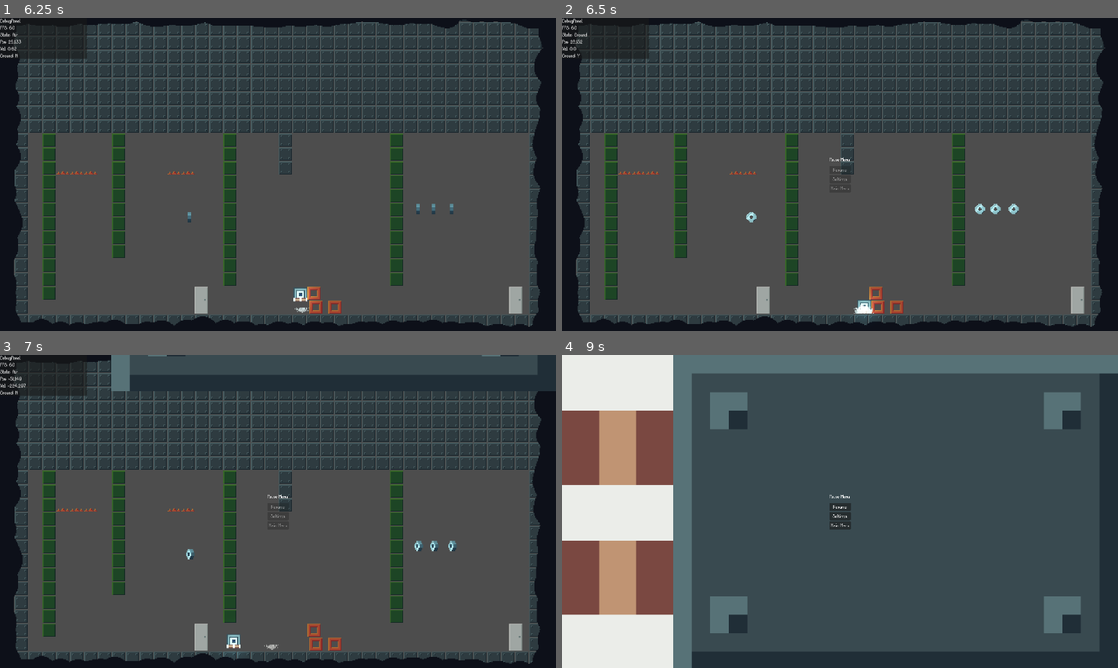
Above: before the commit, frames 1-4 (two rows, left to right).
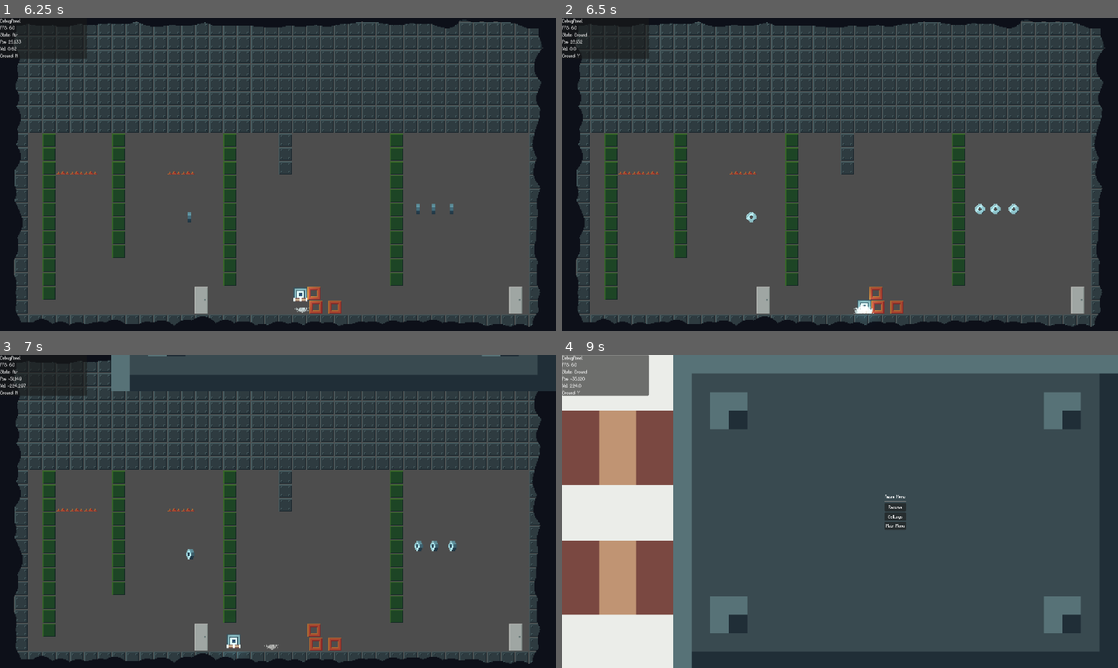
Above: after the commit, the same moments.

Repository: LeZellus/pistonprecision
Game: Godot game, scene res://scenes/worlds/MainScene.tscn
Same seed, same stepped clock (60 frames per second), same inputs: the game is played once before the commit and once after it.
Inputs (mouse positions are in pixels of both pictures, inside the frame that each line leads up to):
- Up to frame 1 (6.25 s): click "Settings" at 0.5 s; click "Back" at 1.25 s; click "Play" at 2 s; tap Enter at 2.75 s; hold D (move_right) 2.78-4.28 s; tap Space (jump) at 3.02, 3.77, 5.27, 6.02 s; hold A (move_left) 4.28-5.03 s; hold D (move_right) from 5.03 s (still down)
- Up to frame 2 (6.5 s): keep holding D (move_right); tap Escape (ui_cancel) at 6.4 s
- Up to frame 3 (7 s): release D (move_right) at 6.53 s; hold A (move_left) from 6.53 s (still down); tap Space (jump) at 6.77 s
- Up to frame 4 (9 s): release A (move_left) at 7.25 s; click (895, 364) at 7.25 s, where only the run after the commit has a clickable "Main Menu"; click (895, 508) at 8 s, where only the run after the commit has a clickable "Resume"; tap Space (jump) at 8.75 s; hold D (move_right) from 8.78 s (still down)

Frame 1 is identical in both runs. In frame 2, less than 0.1% of the frame differs, in the area x 48-52%, y 44-55%; in frame 3, less than 0.1%; in frame 4, 2.7%, in the area x 0-62%, y 0-56%.
Error after the commit: Invalid access to property or key 'pressed' on a base object of type 'null instance'. (res://scripts/ui/menus/PauseMenu.gd:19)

Commit message:
improve pause menu

Diff:
--- a/project.godot
+++ b/project.godot
@@ -25,7 +25,6 @@
 DebugManager="*res://scripts/managers/game/DebugManager.gd"
 SceneManager="*res://scripts/managers/scene/SceneManager.gd"
 DeathTransitionManager="*res://scripts/ui/transitions/DeathTransitionManager.gd"
-PauseTransitionManager="*res://scripts/ui/transitions/PauseTransitionManager.gd"
 SpawnManager="*res://scripts/managers/scene/SpawnManager.gd"
 
 [display]
--- a/scenes/ui/PauseMenu.tscn
+++ b/scenes/ui/PauseMenu.tscn
@@ -1,9 +1,11 @@
-[gd_scene load_steps=2 format=3 uid="uid://cdbdjqxcvwd6i"]
+[gd_scene load_steps=5 format=3 uid="uid://cdbdjqxcvwd6i"]
 
 [ext_resource type="Script" path="res://scripts/ui/menus/PauseMenu.gd" id="1_bf1wq"]
+[ext_resource type="Script" path="res://scripts/ui/transitions/PauseTransitionManager.gd" id="2_puydl"]
+[ext_resource type="Texture2D" uid="uid://dinlvrewn057d" path="res://assets/sprites/transition/rock.png" id="3_cusab"]
+[ext_resource type="Texture2D" uid="uid://3qi11v6ifgy0" path="res://assets/sprites/transition/piston.png" id="4_3eul3"]
 
 [node name="PauseMenu" type="Control"]
-visible = false
 layout_mode = 3
 anchors_preset = 15
 anchor_right = 1.0
@@ -12,33 +14,50 @@
 grow_vertical = 2
 script = ExtResource("1_bf1wq")
 
-[node name="CenterContainer" type="CenterContainer" parent="."]
-layout_mode = 1
+[node name="CanvasLayer" type="CanvasLayer" parent="."]
+script = ExtResource("2_puydl")
+
+[node name="RockSprite" type="Sprite2D" parent="CanvasLayer"]
+position = Vector2(1152, 540)
+texture = ExtResource("3_cusab")
+
+[node name="CenterContainer" type="CenterContainer" parent="CanvasLayer/RockSprite"]
 anchors_preset = 15
 anchor_right = 1.0
 anchor_bottom = 1.0
+offset_left = -768.0
+offset_top = -540.0
+offset_right = -768.0
+offset_bottom = -540.0
 grow_horizontal = 2
 grow_vertical = 2
+size_flags_horizontal = 4
+size_flags_vertical = 4
 
-[node name="VBoxContainer" type="VBoxContainer" parent="CenterContainer"]
+[node name="VBoxContainer" type="VBoxContainer" parent="CanvasLayer/RockSprite/CenterContainer"]
 layout_mode = 2
 
-[node name="Title" type="Label" parent="CenterContainer/VBoxContainer"]
+[node name="Title" type="Label" parent="CanvasLayer/RockSprite/CenterContainer/VBoxContainer"]
 layout_mode = 2
 text = "Pause Menu"
 
-[node name="HSeparator" type="HSeparator" parent="CenterContainer/VBoxContainer"]
+[node name="HSeparator" type="HSeparator" parent="CanvasLayer/RockSprite/CenterContainer/VBoxContainer"]
 layout_mode = 2
 
-[node name="ResumeButton" type="Button" parent="CenterContainer/VBoxContainer"]
+[node name="ResumeButton" type="Button" parent="CanvasLayer/RockSprite/CenterContainer/VBoxContainer"]
 layout_mode = 2
 text = "Resume"
 
-[node name="SettingsButton" type="Button" parent="CenterContainer/VBoxContainer"]
+[node name="SettingsButton" type="Button" parent="CanvasLayer/RockSprite/CenterContainer/VBoxContainer"]
 layout_mode = 2
 text = "Settings
 "
 
-[node name="MenuButton" type="Button" parent="CenterContainer/VBoxContainer"]
+[node name="MenuButton" type="Button" parent="CanvasLayer/RockSprite/CenterContainer/VBoxContainer"]
 layout_mode = 2
 text = "Main Menu"
+
+[node name="PistonSprite" type="Sprite2D" parent="CanvasLayer"]
+position = Vector2(-156, 540)
+texture = ExtResource("4_3eul3")
+flip_h = true
--- a/scenes/ui/PauseTransitionManager.tscn
+++ /dev/null
@@ -1,13 +0,0 @@
-[gd_scene load_steps=3 format=3 uid="uid://cus8ukj2p1vbb"]
-
-[ext_resource type="Texture2D" uid="uid://dinlvrewn057d" path="res://assets/sprites/transition/rock.png" id="1_phil5"]
-[ext_resource type="Texture2D" uid="uid://3qi11v6ifgy0" path="res://assets/sprites/transition/piston.png" id="2_iimoa"]
-
-[node name="CanvasLayer" type="CanvasLayer"]
-
-[node name="RockSprite" type="Sprite2D" parent="."]
-texture = ExtResource("1_phil5")
-
-[node name="PistonSprite" type="Sprite2D" parent="."]
-texture = ExtResource("2_iimoa")
-flip_h = true
--- a/scripts/ui/menus/PauseMenu.gd
+++ b/scripts/ui/menus/PauseMenu.gd
@@ -1,4 +1,4 @@
-# scripts/ui/menus/PauseMenu.gd - VERSION AVEC TRANSITION
+# scripts/ui/menus/PauseMenu.gd - VERSION AVEC RÉFÉRENCES DIRECTES
 extends Control
 
 signal resume_requested
@@ -9,8 +9,9 @@
 @onready var settings_button: Button = $CenterContainer/VBoxContainer/SettingsButton
 @onready var menu_button: Button = $CenterContainer/VBoxContainer/MenuButton
 
-# === TRANSITION SYSTEM ===
-var pause_transition_manager: Node
+# === RÉFÉRENCE DIRECTE À LA TRANSITION (plus d'autoload!) ===
+@onready var transition_manager: Node = $CanvasLayer  # Ou le nom que tu as donné à ton instance
+
 var is_transitioning: bool = false
 
 func _ready():
@@ -19,13 +20,10 @@
 	settings_button.pressed.connect(_on_settings_pressed)
 	menu_button.pressed.connect(_on_menu_pressed)
 
-	# Récupérer le transition manager
-	pause_transition_manager = get_node_or_null("/root/PauseTransitionManager")
-	if pause_transition_manager:
-		pause_transition_manager.pause_animation_complete.connect(_on_pause_transition_complete)
-		pause_transition_manager.resume_animation_complete.connect(_on_resume_transition_complete)
-	else:
-		print("⚠️ PauseTransitionManager introuvable")
+	# Connecter les signaux de transition directement
+	if transition_manager:
+		transition_manager.pause_animation_complete.connect(_on_pause_transition_complete)
+		transition_manager.resume_animation_complete.connect(_on_resume_transition_complete)
 
 func _input(event):
 	# Échap pour fermer la pause SEULEMENT si pas en transition
@@ -53,32 +51,31 @@
 	print("Retour au menu principal")
 	menu_requested.emit()
 
-# === NOUVELLES MÉTHODES AVEC TRANSITION ===
+# === MÉTHODES AVEC TRANSITION (références directes) ===
 func show_pause():
 	"""Affiche le menu pause avec transition"""
 	if is_transitioning:
 		return
 
 	visible = true
-	_disable_buttons()  # Désactiver pendant la transition
+	_disable_buttons()
 
-	# Démarrer la transition
-	if pause_transition_manager:
+	# Démarrer la transition via référence directe
+	if transition_manager:
 		is_transitioning = true
-		pause_transition_manager.start_pause_transition()
+		transition_manager.start_pause_transition()
 	else:
-		# Fallback sans transition
 		_complete_pause_show()
 
 func _start_resume_transition():
 	"""Démarre l'animation de reprise"""
-	if not pause_transition_manager:
+	if not transition_manager:
 		hide_pause()
 		return
 
 	_disable_buttons()
 	is_transitioning = true
-	pause_transition_manager.start_resume_transition()
+	transition_manager.start_resume_transition()
 
 func _on_pause_transition_complete():
 	"""Appelé quand l'animation de pause est terminée"""
@@ -105,21 +102,11 @@
 
 # === GESTION DES BOUTONS ===
 func _disable_buttons():
-	"""Désactive tous les boutons pendant les transitions"""
 	resume_button.disabled = true
 	settings_button.disabled = true
 	menu_button.disabled = true
 
 func _enable_buttons():
-	"""Réactive tous les boutons"""
 	resume_button.disabled = false
 	settings_button.disabled = false
 	menu_button.disabled = false
-
-# === DEBUG ===
-func get_transition_state() -> Dictionary:
-	return {
-		"is_transitioning": is_transitioning,
-		"menu_visible": visible,
-		"manager_exists": pause_transition_manager != null
-	}
--- a/scripts/ui/transitions/PauseTransitionManager.gd
+++ b/scripts/ui/transitions/PauseTransitionManager.gd
@@ -31,19 +31,13 @@
 const CRUSH_DELAY = 0.5
 
 func _ready():
-	name = "PauseTransitionManager"
-	process_mode = Node.PROCESS_MODE_ALWAYS
-
-	var ui_scene = preload("res://scenes/ui/PauseTransitionManager.tscn")
-	canvas_layer = ui_scene.instantiate()
-	add_child(canvas_layer)
-
+	# Plus de setup d'autoload, juste références aux sprites
 	_setup_sprite_references()
 	call_deferred("_init_sprites")
 
 func _setup_sprite_references():
-	rock_sprite = canvas_layer.get_node("RockSprite")
-	piston_sprite = canvas_layer.get_node("PistonSprite")
+	rock_sprite = $RockSprite
+	piston_sprite = $PistonSprite
 
 func _init_sprites():
 	if not rock_sprite or not piston_sprite:
